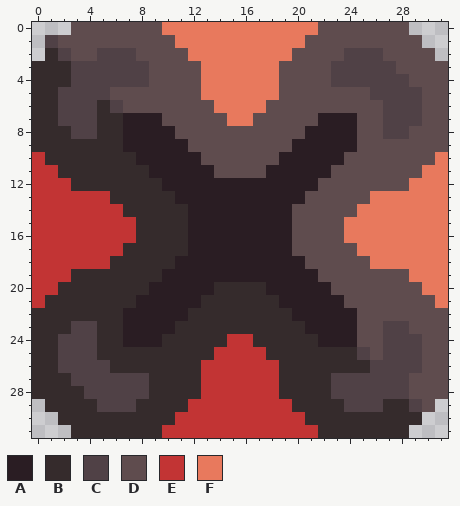
A pixel-art sprite gets an edit: sprites/blocks/liquids/VampirePump.png. Above is the file before it was changed.
The file is 32x32 pixels.
Palette (. is transparent): A #2a1d23  B #352b2c  C #504146  D #5f4c4e  E #c23434  F #e8795d
Pixels before, first column x 0:
 0 ...DDDDDDDFFFFFFFFFFFFDDDDDDD...
 1 .CDDDDDDDDDFFFFFFFFFFDDDDDDDDD..
 2 .BCDDCCCDDDDFFFFFFFFDDDDCCCDDDD.
 3 BBBCCCCCCDDDDFFFFFFDDDDCCCCCDDDD
 4 BBBCCCCCCDDDDFFFFFFDDDDCCCCCCDDD
 5 BBCCCCDDDDDDDFFFFFFDDDDDDDCCCCDD
 6 BBCCCBCDDDDDDDFFFFDDDDDDDDDCCCDD
 7 BBCCCBBAAADDDDDFFDDDDDAAADDCCCDD
 8 BBBCCBBAAAADDDDDDDDDDAAAADDCCDDD
 9 BBBBBBBAAAAADDDDDDDDAAAAADDDDDDD
10 EBBBBBBBAAAAADDDDDDAAAAADDDDDDDF
11 EEBBBBBBBAAAAADDDDAAAAADDDDDDDFF
12 EEEBBBBBBBAAAAAAAAAAAADDDDDDDFFF
13 EEEEEEBBBBBAAAAAAAAAADDDDDFFFFFF
14 EEEEEEEBBBBBAAAAAAAADDDDDFFFFFFF
15 EEEEEEEEBBBBAAAAAAAADDDDFFFFFFFF
16 EEEEEEEEBBBBAAAAAAAADDDDFFFFFFFF
17 EEEEEEEBBBBBAAAAAAAADDDDDFFFFFFF
18 EEEEEEBBBBBAAAAAAAAAADDDDDFFFFFF
19 EEEBBBBBBBAAAAAAAAAAAADDDDDDDFFF
20 EEBBBBBBBAAAAABBBBAAAAADDDDDDDFF
21 EBBBBBBBAAAAABBBBBBAAAAADDDDDDDF
22 BBBBBBBAAAAABBBBBBBBAAAAADDDDDDD
23 BBBCCBBAAAABBBBBBBBBBAAAADDCCDDD
24 BBCCCBBAAABBBBBEEBBBBBAAADDCCCDD
25 BBCCCBBBBBBBBBEEEEBBBBBBBCDCCCDD
26 BBCCCCBBBBBBBEEEEEEBBBBBBBCCCCDD
27 BBBCCCCCCBBBBEEEEEEBBBBCCCCCCDDD
28 BBBBCCCCCBBBBEEEEEEBBBBCCCCCCDDD
29 .BBBBCCCBBBBEEEEEEEEBBBBCCCBBCD.
30 ..BBBBBBBBBEEEEEEEEEEBBBBBBBBB..
31 ...BBBBBBBEEEEEEEEEEEEBBBBBBB...
And afterwards:
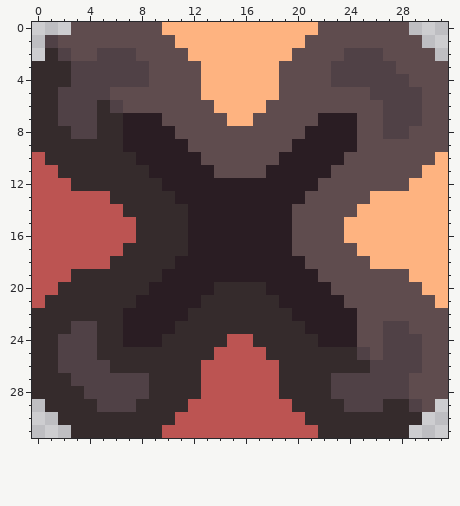
From old to new:
Colour E changes from #c23434 to #bc5452.
Colour F changes from #e8795d to #feb380.
Where, in picture pixels (left, top, right, bottom), the same in both pictures:
changed: (162, 22, 318, 126)
changed: (32, 152, 136, 308)
changed: (344, 152, 448, 308)
changed: (162, 334, 318, 438)
